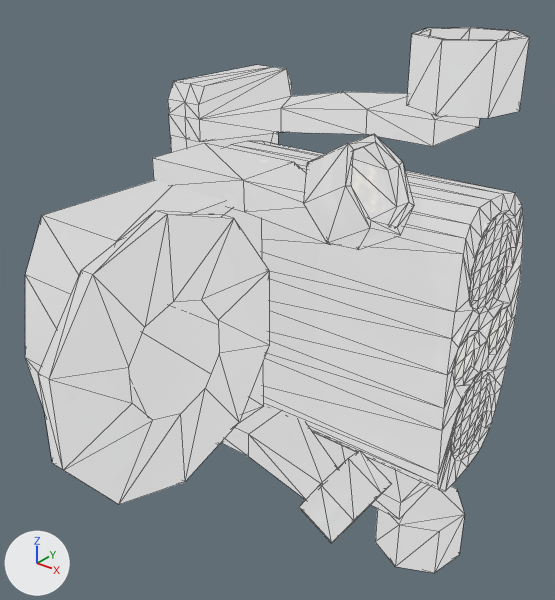
One commit to the COLLADA model data/bipedal_robots/atlas/meshes/head.dae: the scene before it, then after it.
Both versions are drawn from a 50 mm lens placed at (0.125, -0.265, 0.151), pointed at (-0.054, -0.041, 0.012). The lights are fixed; the arrows at lower left show +X, +Y and +Z. Mesh edges are drawn as thin lines. Where no turn or scale is listed for an object, it has been applied to the vertices.

In view in the first picture: 'head_ncl1_1'.
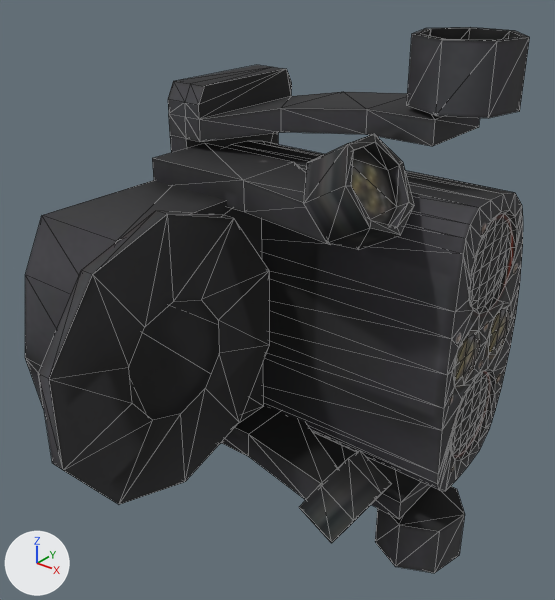
Boxes (x1, y1, x2, y2) around the edits, measured in the pictures (555 x 600 px):
'head_ncl1_1', recoloured, surface changed
    both: (25, 27, 530, 573)

Edits to the bpy script that builds the scene:
```text
Change mat_drc_torso_head_diffuse:
    remove mat_drc_torso_head_diffuse.emission_color = (0.604, 0.604, 0.604)  # light grey #cccccc
    remove mat_drc_torso_head_diffuse.emission_strength = 1.0
```
